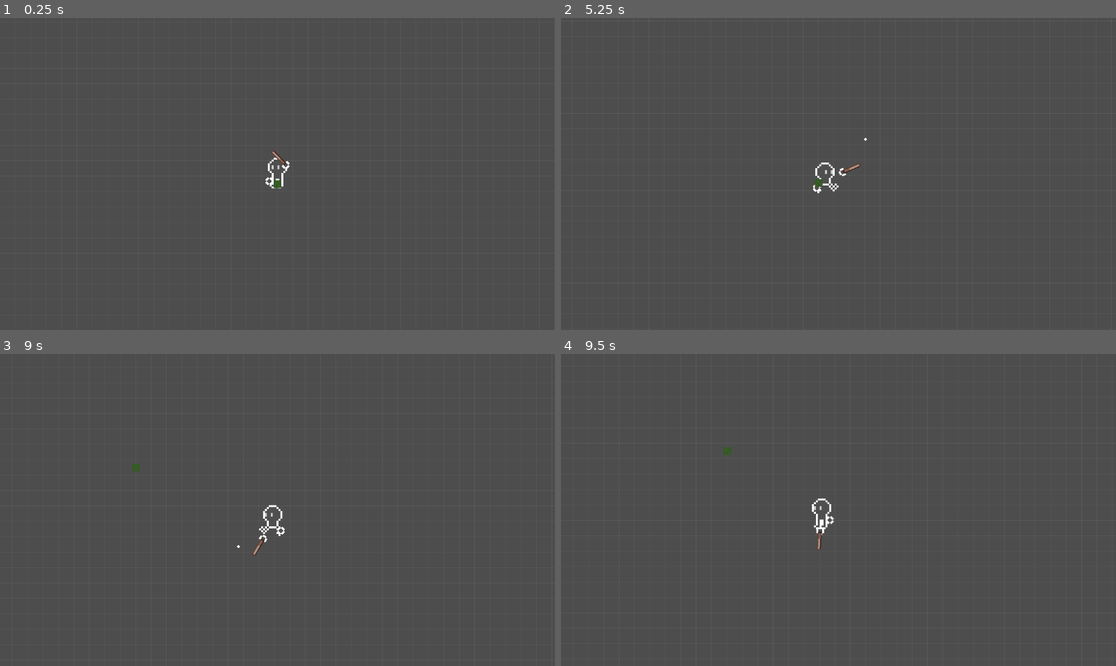
Above: before the commit, frames 1-4 (two rows, left to right).
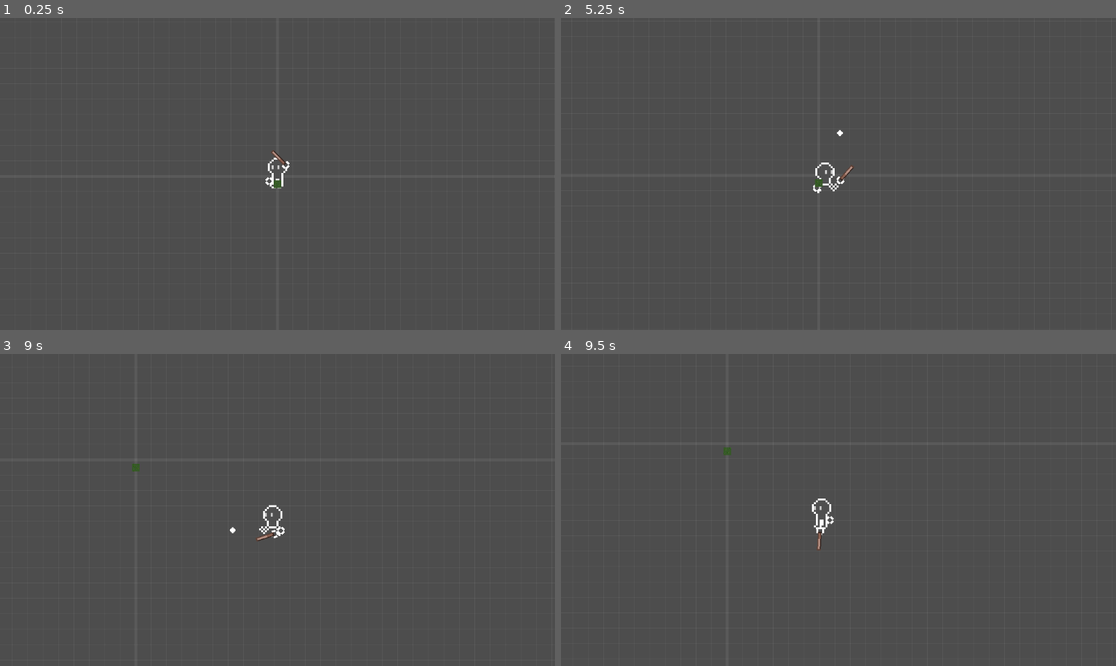
Above: after the commit, the same moments.

Repository: xharris/magicmissiles
Game: Godot game, scene res://game.tscn
Same seed, same stepped clock (60 frames per second), same inputs: the game is played once before the commit and once after it.
Inputs (mouse positions are in pixels of both pictures, inside the frame that each line leads up to):
- Up to frame 1 (0.25 s): no input
- Up to frame 2 (5.25 s): move the mouse to (960, 158) at 0.52 s; hold D (right) 0.53-1.28 s; click (960, 158) at 0.6 s; move the mouse to (727, 189) at 1.27 s; hold S (down) 1.28-2.03 s; click (727, 189) at 1.35 s; move the mouse to (894, 105) at 2.02 s; hold D (right) 2.03-2.78 s; click (894, 105) at 2.1 s; move the mouse to (810, 236) at 2.77 s; hold W (up) 2.78-3.53 s; click (810, 236) at 2.85 s; move the mouse to (1005, 220) at 3.52 s; hold A (left) 3.53-5.03 s; click (1005, 220) at 3.6 s; move the mouse to (672, 127) at 4.27 s; click (672, 127) at 4.35 s; move the mouse to (866, 174) at 5.02 s; hold S (down) from 5.03 s (still down); click (866, 174) at 5.1 s
- Up to frame 3 (9 s): move the mouse to (194, 432) at 5.77 s; release S (down) at 5.78 s; hold D (right) 5.78-6.53 s; click (194, 432) at 5.85 s; move the mouse to (399, 494) at 6.52 s; hold W (up) 6.53-7.28 s; click (399, 494) at 6.6 s; move the mouse to (166, 525) at 7.27 s; hold D (right) 7.28-8.03 s; click (166, 525) at 7.35 s; move the mouse to (333, 441) at 8.02 s; hold S (down) 8.03-8.78 s; click (333, 441) at 8.1 s; move the mouse to (249, 572) at 8.77 s; hold A (left) from 8.78 s (still down); click (249, 572) at 8.85 s
- Up to frame 4 (9.5 s): keep holding A (left)

The runs differ from the first frame. In frame 2, 0.1% of the frame differs, in the area x 49-56%, y 35-54%; in frame 3, 0.1%, in the area x 41-51%, y 55-65%; in frame 4, less than 0.1%.

Commit message:
adds entity_created listener in forest

Diff:
--- a/components/status_effect_ctrl/status_effect_ctrl.gd
+++ b/components/status_effect_ctrl/status_effect_ctrl.gd
@@ -15,7 +15,6 @@
         active.age += delta
 
 func apply_effect(target: ContextNode, effect: StatusEffect, ctx: StatusEffectContext):
-    print("apply status effect", effect.resource_path)
     ctx.target = target
     effect.apply(ctx)
 
--- a/entities/magic/magic.tscn
+++ b/entities/magic/magic.tscn
@@ -12,6 +12,7 @@
 unique_name_in_owner = true
 
 [node name="Sprite2D" type="Sprite2D" parent="."]
+scale = Vector2(2, 2)
 texture = ExtResource("1_grni7")
 
 [node name="StatusEffectCtrl" parent="." instance=ExtResource("4_t1fop")]
--- a/entities/player/player.gd
+++ b/entities/player/player.gd
@@ -16,7 +16,7 @@
     arms.face_direction = control.aim_direction
     arms.pointing = clamp(remap(\
         (global_position - control.aim_position).length(),
-        20, 40, 0, 1), 0, 1)
+        60, 90, 0, 1), 0, 1)
     # movement
     velocity = velocity.lerp(control.move_direction * move_speed / global_scale, delta * 5)
     sprite.walk_speed = clampf(velocity.length() / move_speed, 0, 1)
@@ -43,5 +43,5 @@
     source.status_ctrl = status_effect_ctrl
     # create magic [missile]
     var magic = Magic.create(source, magic_configs)
-    magic.velocity = Vector2.from_angle(arms.wand_tip.global_rotation) * 200
+    magic.velocity = Vector2.from_angle(arms.wand_tip.global_rotation) * 500
     magic.global_position = arms.wand_tip.global_position
--- a/levels/dev/dev.gd
+++ b/levels/dev/dev.gd
@@ -6,6 +6,7 @@
 @onready var viewport: Viewport = get_viewport()
 
 @export var grid_size: Vector2 = Vector2(32, 32)
+@export var origin_thickness: int = 6
 
 func _ready() -> void:
     Events.entity_created.connect(_on_entity_created)
@@ -17,8 +18,9 @@
     queue_redraw()
 
 func _draw():
+    # draw grid
     var vp_size = viewport.size
-    var cam_pos = Vector2.ZERO #  camera.position
+    var cam_pos = Vector2.ZERO # camera.position
     var zoom = Vector2.ONE # camera.zoom
     var vp_right = vp_size.x * zoom.x
     var vp_bottom = vp_size.y * zoom.y
@@ -29,11 +31,11 @@
     var left = ceil(leftmost / grid_size.x) * grid_size.x
     var bottommost = vp_bottom + cam_pos.y
     for x in range(0, vp_size.x / zoom.x + 1):
-        draw_line(Vector2(left, topmost), Vector2(left, bottommost), color)
+        draw_line(Vector2(left, topmost), Vector2(left, bottommost), color, origin_thickness if left == 0 else 1)
         left += grid_size.x
 
     var top = ceil(topmost / grid_size.y) * grid_size.y
     var rightmost = vp_right + cam_pos.x
     for y in range(0, vp_size.y / zoom.y + 1):
-        draw_line(Vector2(leftmost, top), Vector2(rightmost, top), color)
+        draw_line(Vector2(leftmost, top), Vector2(rightmost, top), color, origin_thickness if top == 0 else 1)
         top += grid_size.y
--- a/levels/forest/forest.gd
+++ b/levels/forest/forest.gd
@@ -8,7 +8,12 @@
 @onready var tilemap: TileMapLayer = %TileMapLayer
 @onready var entities: Node2D = %Entities
 
+func _physics_process(delta: float) -> void:
+    wrapped_sprite.offset = -camera_manager.get_screen_center_position()
+
 func _ready() -> void:
+    Events.entity_created.connect(_on_entity_created)
+
     var query = PhysicsPointQueryParameters2D.new()
     var space = get_world_2d().direct_space_state
     for x in range(0, 3000, 16 * 8):
@@ -25,5 +30,5 @@
                     y + (randf_range(-1, 1) * 16))
                 entities.add_child(tree)
 
-func _physics_process(delta: float) -> void:
-    wrapped_sprite.offset = -camera_manager.get_screen_center_position()
+func _on_entity_created(entity: Node2D):
+    entities.add_child(entity)
--- a/levels/forest/forest.tscn
+++ b/levels/forest/forest.tscn
@@ -1,11 +1,13 @@
-[gd_scene load_steps=10 format=4 uid="uid://cwxjkkk6axxs1"]
+[gd_scene load_steps=12 format=4 uid="uid://cwxjkkk6axxs1"]
 
 [ext_resource type="Script" uid="uid://fhjx1ydmkhu0" path="res://levels/forest/forest.gd" id="1_yghfa"]
 [ext_resource type="PackedScene" uid="uid://s1mil07lieaw" path="res://components/wrapped_sprite/wrapped_sprite.tscn" id="2_f0ihd"]
 [ext_resource type="Texture2D" uid="uid://bd8rxvc4skc6g" path="res://levels/forest/forest_path.png" id="3_b5a7f"]
 [ext_resource type="Texture2D" uid="uid://ue4u7u1m66kl" path="res://levels/forest/sky_noise.tres" id="3_l8lv6"]
 [ext_resource type="PackedScene" uid="uid://1f8ehcj7j667" path="res://entities/player/player.tscn" id="4_k84yl"]
+[ext_resource type="Resource" uid="uid://kdvdwul2yqkx" path="res://resources/magic_config/magic_missile.tres" id="5_arh7m"]
 [ext_resource type="PackedScene" uid="uid://cb6bisyxfcg23" path="res://components/camera_focus/camera_focus_manager.tscn" id="6_fuqgi"]
+[ext_resource type="Script" uid="uid://bo8a4oocqe1d0" path="res://entities/magic/magic_config.gd" id="7_4o77n"]
 
 [sub_resource type="TileSetAtlasSource" id="TileSetAtlasSource_8rbh7"]
 texture = ExtResource("3_b5a7f")
@@ -131,6 +133,7 @@
 
 [node name="Player" parent="Entities" instance=ExtResource("4_k84yl")]
 position = Vector2(1952, 800)
+magic_configs = Array[ExtResource("7_4o77n")]([ExtResource("5_arh7m")])
 
 [node name="Trees" type="Node2D" parent="Entities"]
 y_sort_enabled = true
